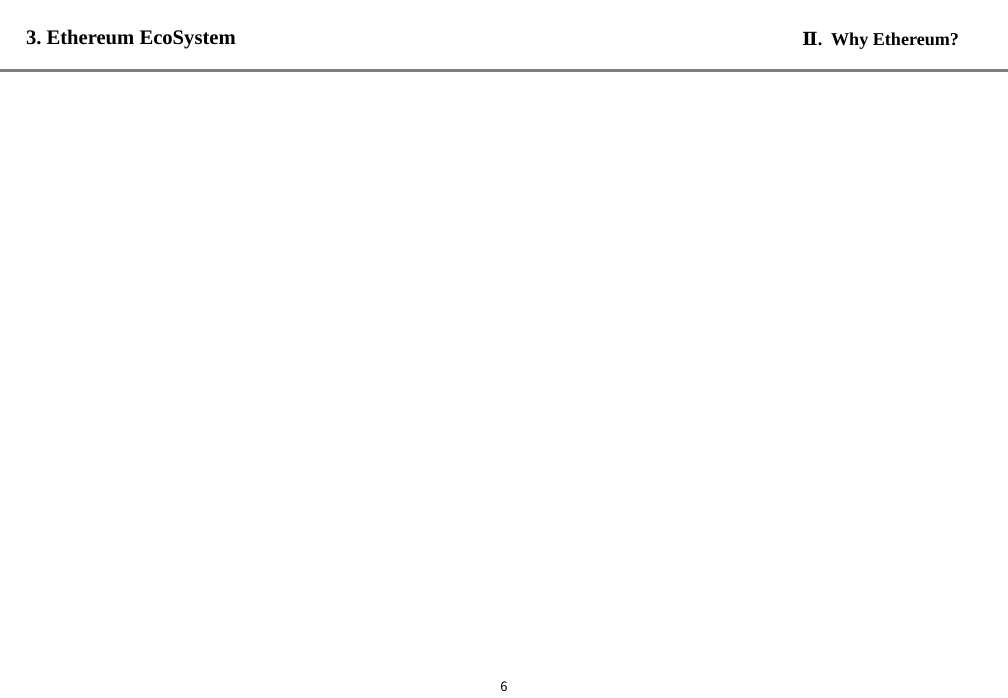
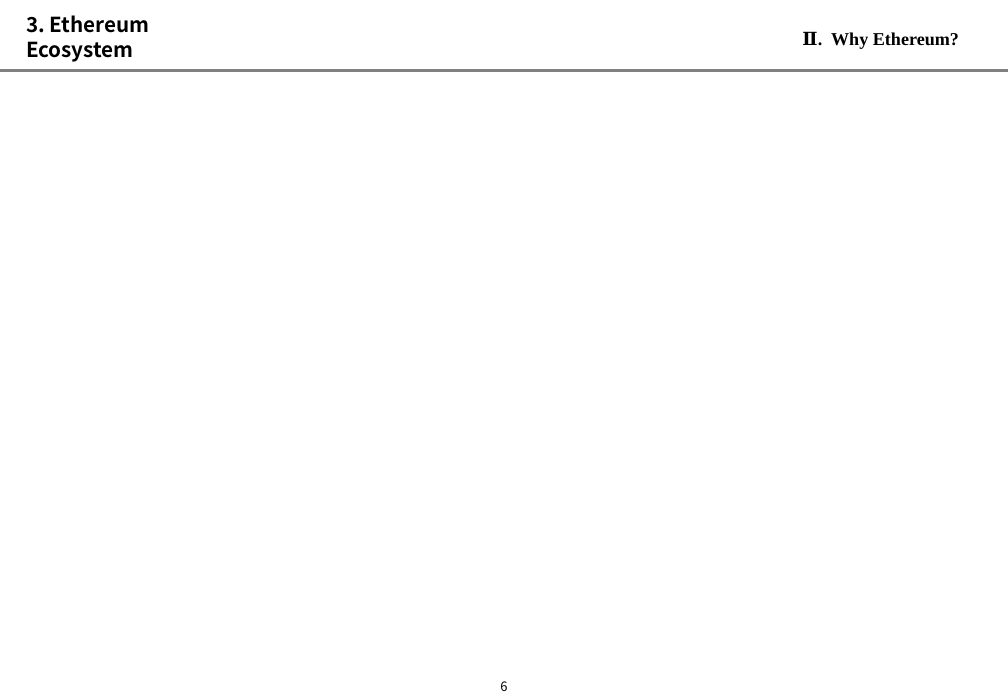
Before and after one commit to alladd/tcl2017, a slide deck: slide 7 of 51_발표PT자료/02_PT.pptx. Drawn at 1008x698 pixels with LibreOffice and Linux fonts; fonts in the diff are those of the drawing; background and template pictures are left out. Boxes give left, top, right and bottom in pixels: in the first picture for what was removed or moved away, otherwise in the second. Text is boxed around its words. In the diff, an @@ line names an element or a change of style, - is before the commit and + after.

```diff
--- a/51_발표PT자료/02_PT.pptx
+++ b/51_발표PT자료/02_PT.pptx
@@ text at [26,15,149,62]: text changed; font Times New Roman to Noto Sans CJK KR @@
-3. Ethereum EcoSystem
+3. Ethereum Ecosystem
```
Also in this commit, not shown: 11 other slides changed, 5 slides added, 17 other files.
